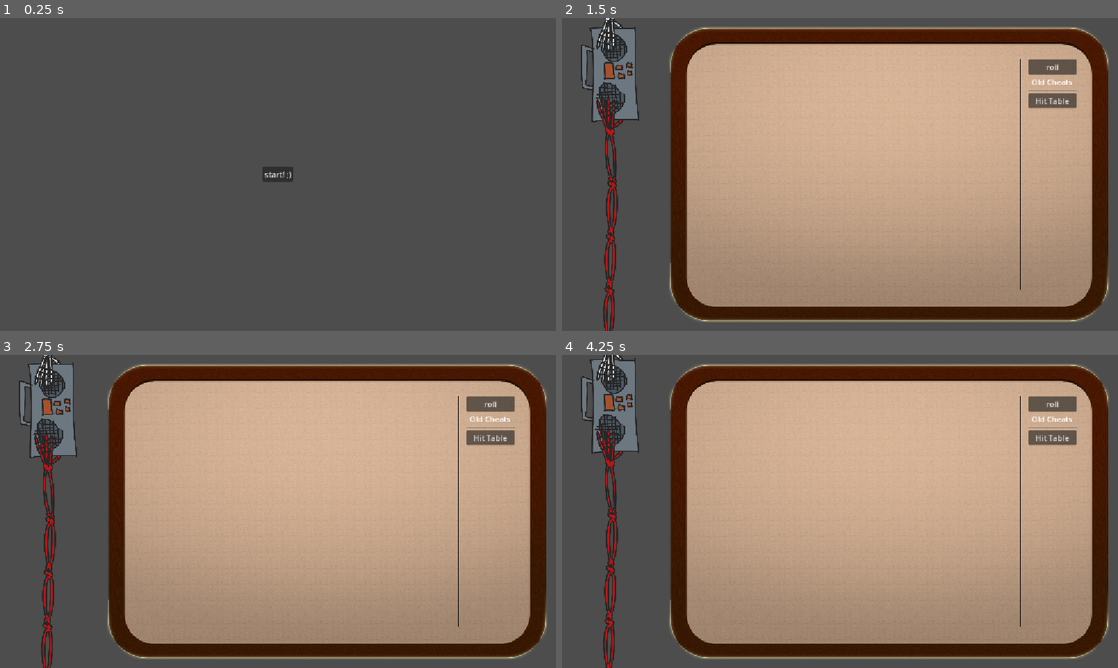
Above: before the commit, frames 1-4 (two rows, left to right).
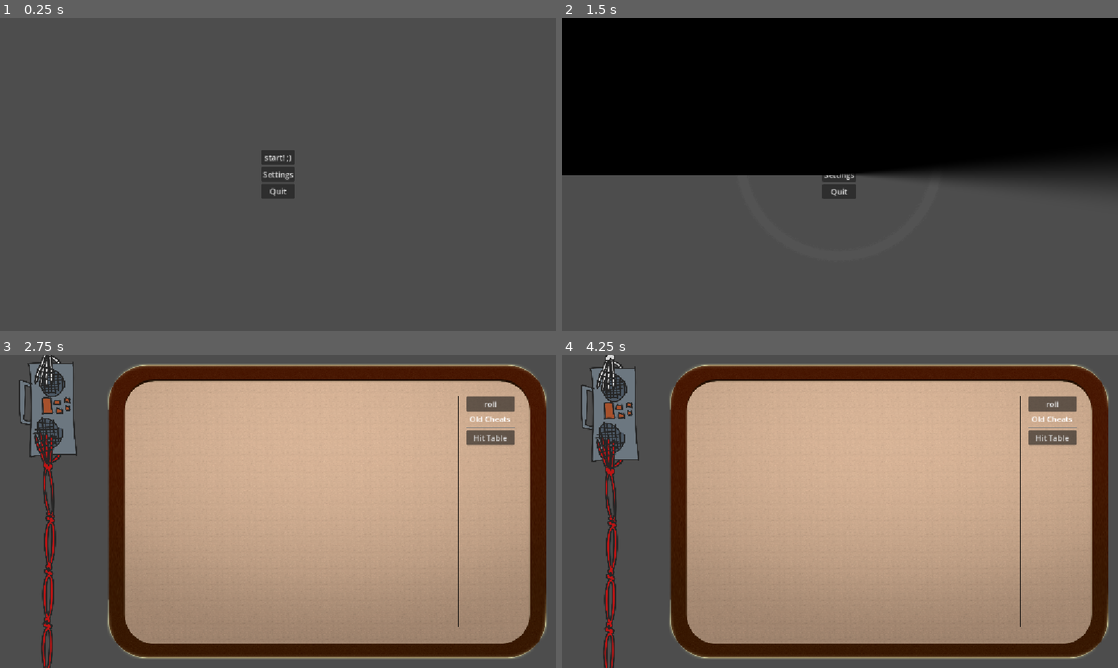
Above: after the commit, the same moments.

Repository: vhoyer/ludum_dare_60
Game: Godot game, scene res://stages/main_menu/main_menu.tscn
The game is run twice, just before and just after one commit, with the same random seed, the same clock (stepped at 60 frames per second) and the same inputs.
Inputs (mouse positions are in pixels of both pictures, inside the frame that each line leads up to):
- Up to frame 1 (0.25 s): no input
- Up to frame 2 (1.5 s): click (840, 174) at 0.5 s, where only the run after the commit has a clickable "Settings"; click (840, 158) at 1.25 s, where only the run after the commit has a clickable "start! ,)"
- Up to frame 3 (2.75 s): move the mouse to (400, 495) at 2.02 s; hold Right (ui_right) from 2.03 s (still down); tap K at 2.1 s; click (400, 495) at 2.17 s
- Up to frame 4 (4.25 s): move the mouse to (728, 527) at 2.77 s; release Right (ui_right) at 2.78 s; hold Down (ui_down) 2.78-3.53 s; tap K at 2.85, 3.6 s; move the mouse to (895, 442) at 3.52 s; hold Right (ui_right) from 3.53 s (still down)

The runs differ from the first frame. In frame 1, 0.6% of the frame differs, in the area x 47-53%, y 42-58%; in frame 2, 87%, in the area x 0-100%, y 0-100%; in frame 3, 0.8%; in frame 4, 2.2%.

Commit message:
Add Quit Button for Non-Web Builds

Diff:
--- a/stages/main_menu/main_menu.tscn
+++ b/stages/main_menu/main_menu.tscn
@@ -4,6 +4,7 @@
 [ext_resource type="PackedScene" uid="uid://usqu7frh72wo" path="res://components/game_cursor/game_cursor.tscn" id="2_owbi8"]
 [ext_resource type="Script" uid="uid://d161jm3n6y53c" path="res://components/game_cursor/cursor_on_parent.gd" id="2_wyd67"]
 [ext_resource type="Resource" uid="uid://d17wkpun5jdvw" path="res://components/game_cursor/cursors/hammer.tres" id="3_7wn7o"]
+[ext_resource type="Script" uid="uid://tv3dksflndin" path="res://stages/main_menu/quit_button.gd" id="4_7wn7o"]
 
 [node name="Main" type="CenterContainer" unique_id=1983816057]
 anchors_preset = 15
@@ -12,20 +13,33 @@
 grow_horizontal = 2
 grow_vertical = 2
 
-[node name="StartButton" type="Button" parent="." unique_id=303258699]
+[node name="VBoxContainer" type="VBoxContainer" parent="." unique_id=832967596]
+layout_mode = 2
+
+[node name="StartButton" type="Button" parent="VBoxContainer" unique_id=303258699]
 layout_mode = 2
 text = "start! ;)"
 script = ExtResource("1_6almw")
 next_stage = "uid://boew20gyqimy6"
 
-[node name="CursorOnParent" type="Node" parent="StartButton" unique_id=202094876]
+[node name="CursorOnParent" type="Node" parent="VBoxContainer/StartButton" unique_id=202094876]
 script = ExtResource("2_wyd67")
 cursor = ExtResource("3_7wn7o")
 metadata/_custom_type_script = "uid://d161jm3n6y53c"
+
+[node name="SettingsButton" type="Button" parent="VBoxContainer" unique_id=1420342401]
+layout_mode = 2
+text = "Settings"
+
+[node name="QuitButton" type="Button" parent="VBoxContainer" unique_id=493804935]
+layout_mode = 2
+text = "Quit"
+script = ExtResource("4_7wn7o")
 
 [node name="Camera2D" type="Camera2D" parent="." unique_id=1910558387]
 anchor_mode = 0
 
 [node name="GameCursor" parent="Camera2D" unique_id=1907159996 instance=ExtResource("2_owbi8")]
 
-[connection signal="button_down" from="StartButton" to="StartButton" method="_on_button_down"]
+[connection signal="button_down" from="VBoxContainer/StartButton" to="VBoxContainer/StartButton" method="_on_button_down"]
+[connection signal="pressed" from="VBoxContainer/QuitButton" to="VBoxContainer/QuitButton" method="_on_pressed"]
--- /dev/null
+++ b/stages/main_menu/quit_button.gd
@@ -0,0 +1,11 @@
+## Quit Button behavior.
+## Hidden from web builds.
+extends Button
+
+func _ready() -> void:
+	if OS.get_name() == "Web":
+		self.visible = false
+
+
+func _on_pressed():
+	get_tree().quit()
Not shown, added: stages/main_menu/quit_button.gd.uid
